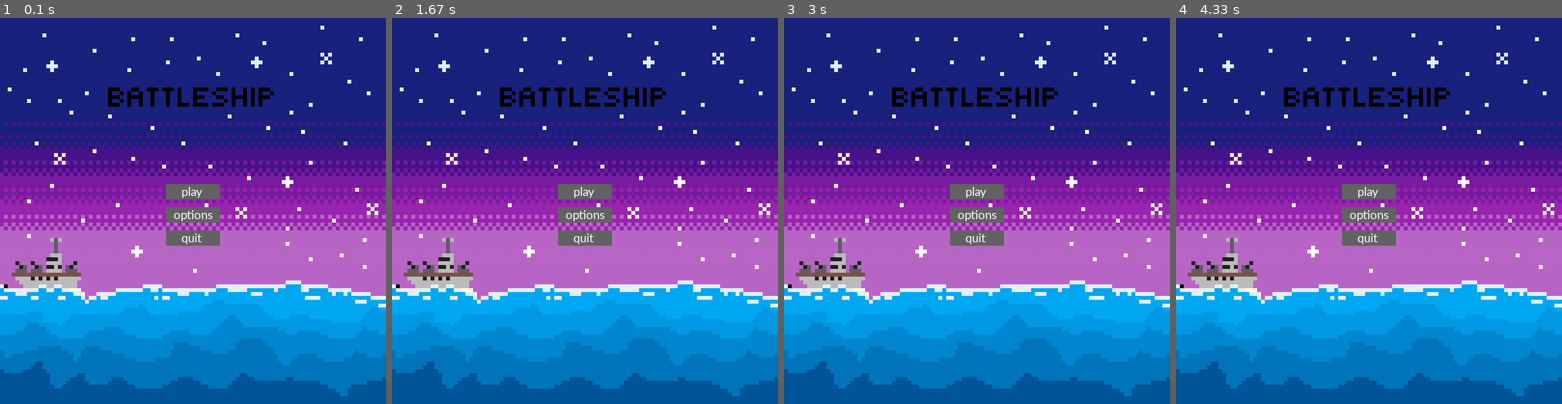
Above: before the commit, frames 1-4 (left to right).
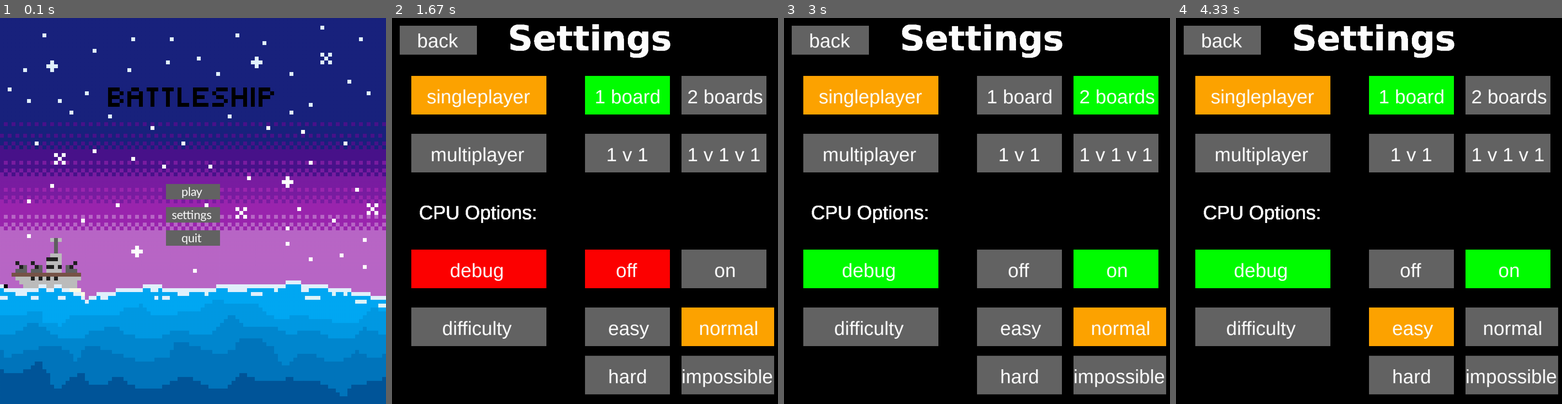
Above: after the commit, the same moments.

Repository: MasonColeman1/BattleShip-Game
Game: pygame game, started from pygameGame.py
Same seed, same stepped clock (60 frames per second), same inputs: the game is played once before the commit and once after it.
Inputs (mouse positions are in pixels of both pictures, inside the frame that each line leads up to):
- Up to frame 1 (0.1 s): no input
- Up to frame 2 (1.67 s): click (585, 211) at 0.38 s; click (627, 153) at 0.72 s, where only the run after the commit has a clickable "1 v 1"; click (727, 326) at 1.05 s, where only the run after the commit has a clickable "normal"; click (476, 95) at 1.38 s, where only the run after the commit has a clickable "singleplayer"
- Up to frame 3 (3 s): click (884, 133) at 1.72 s; click (1115, 153) at 2.05 s, where only the run after the commit has a clickable "1 v 1 v 1"; click (1077, 272) at 2.38 s; click (1115, 95) at 2.72 s, where only the run after the commit has a clickable "2 boards"
- Up to frame 4 (4.33 s): click (1411, 95) at 3.05 s, where only the run after the commit has a clickable "1 board"; click (1411, 326) at 3.38 s, where only the run after the commit has a clickable "easy"; click (1450, 141) at 3.72 s; click (1253, 79) at 4.05 s

The runs differ from the first frame. In frame 1, 0.1% of the frame differs, in the area x 44-56%, y 49-53%; in frame 2, 100%; in frame 3, 100%, in the area x 0-100%, y 0-100%; in frame 4, 100%.

Commit message:
finished options menu made variables local so they can be passed directly into the play game function. play should be only thing left

Diff:
--- a/pygameGame.py
+++ b/pygameGame.py
@@ -10,6 +10,15 @@
 GREEN = (0, 255, 0)
 RED = (255, 0, 0)
 GRAY = (211, 211, 211)
+ORANGE = (255,165,0)
+
+#THESE ARE THE SETTINGS VARIABLES
+#need to be global since settings mode and play mode need to access them
+#I am going to follow the logic group and just make a choice var
+#default is singleplayer (1 board)
+choice = 1
+debug = False
+difficulty = 0 #0 - Easy, 1 - Normal, 2 - Hard, 3 - Impossible
 
 #these probably shouldnt be global but im not gonna change that
 # This sets the WIDTH and HEIGHT of each grid location
@@ -27,7 +36,7 @@
     fps = 60
 
     screen = pygame.display.set_mode((1000,1000))
-    global game_state
+
     game_state = GameState.TITLE
 
     while True:
@@ -38,6 +47,9 @@
 
         if game_state == GameState.PLAY:
             game_state = play_screen(screen)
+
+        if game_state == GameState.SETTINGS:
+            game_state = settings_screen(screen)
 
         if game_state == GameState.QUIT:
             pygame.quit()
@@ -47,20 +59,20 @@
 def title_screen(screen):
 
     #background title screen if not work change reference to local
-    bg_title = pygame.image.load(r"C:\Users\resur\OneDrive\Documents\School\CS 3100\group6-cs3100\title_art.png")
+    bg_title = pygame.image.load('title_art.png')
 
     # defining a font
     smallfont = pygame.font.SysFont('Corbel',35)
 
     # rendering a text written in this font
     quit_text = smallfont.render('quit' , True , WHITE)
-    options_text = smallfont.render('options', True, WHITE)
+    settings_text = smallfont.render('settings', True, WHITE)
     play_text = smallfont.render('play', True, WHITE)
 
     #MASONS BUTTONS BITCH
     #x pos, y pos, width, height
     quit_button = pygame.Rect(430,550,140,40)
-    options_button = pygame.Rect(430,490,140,40)
+    settings_button = pygame.Rect(430,490,140,40)
     play_button = pygame.Rect(430,430,140,40)
 
     while True:
@@ -81,6 +93,9 @@
                 if play_button.collidepoint(mouse_pos):
                     return GameState.PLAY
 
+                if settings_button.collidepoint(mouse_pos):
+                    return GameState.SETTINGS
+
         screen.blit(bg_title, (0,0))
 
         # stores the (x,y) coordinates into
@@ -93,10 +108,10 @@
         else:
             pygame.draw.rect(screen, DARK_GRAY, quit_button)
 
-        if options_button.collidepoint(mouse):
-            pygame.draw.rect(screen, LIGHT_GRAY, options_button)
-        else:
-            pygame.draw.rect(screen, DARK_GRAY, options_button)
+        if settings_button.collidepoint(mouse):
+            pygame.draw.rect(screen, LIGHT_GRAY, settings_button)
+        else:
+            pygame.draw.rect(screen, DARK_GRAY, settings_button)
 
         if play_button.collidepoint(mouse):
             pygame.draw.rect(screen, LIGHT_GRAY, play_button)
@@ -105,7 +120,7 @@
 
         # superimposing the text onto buttons
         screen.blit(quit_text , (470,550))
-        screen.blit(options_text, (450,490))
+        screen.blit(settings_text, (445,490))
         screen.blit(play_text, (470,430))
 
         # updates the frames of the game
@@ -223,10 +238,242 @@
         if placeable_ships == []: all_ships_placed = True
 
 
+def settings_screen(screen):
+    #must do this to change global variables without making them local
+    global choice, debug, difficulty
+
+    screen.fill(BLACK)
+
+    #fonts
+    header_font = pygame.font.SysFont('verdana', 90, bold=True)
+    button_font = pygame.font.SysFont('arial', 50)
+
+    #text
+    header_text = header_font.render('Settings', True, WHITE)
+    cpu_text = button_font.render('CPU Options:', True, WHITE)
+
+    back_text = button_font.render('back', True, WHITE)
+
+    singleplayer_text = button_font.render('singleplayer', True, WHITE)
+    one_board_text = button_font.render('1 board', True, WHITE)
+    two_board_text = button_font.render('2 boards', True, WHITE)
+
+    multiplayer_text = button_font.render('multiplayer', True, WHITE)
+    two_player_text = button_font.render('1 v 1', True, WHITE)
+    three_player_text = button_font.render('1 v 1 v 1', True, WHITE)
+
+    debug_text = button_font.render('debug', True, WHITE)
+    debug_off_text = button_font.render('off', True, WHITE)
+    debug_on_text = button_font.render('on', True, WHITE)
+
+    difficulty_text = button_font.render('difficulty', True, WHITE)
+    easy_text = button_font.render('easy', True, WHITE)
+    normal_text = button_font.render('normal', True, WHITE)
+    hard_text = button_font.render('hard', True, WHITE)
+    impossible_text = button_font.render('impossible', True, WHITE)
+
+    #button time
+    #x pos, y pos, width, height
+    back_button = pygame.Rect(20,20,200,75)
+
+    singleplayer_button = pygame.Rect(50,150,350,100)
+    one_board_button = pygame.Rect(500,150,220,100)
+    two_board_button = pygame.Rect(750,150,220,100)
+
+    multiplayer_button = pygame.Rect(50,300,350,100)
+    two_player_button = pygame.Rect(500,300,220,100)
+    three_player_button = pygame.Rect(750,300,220,100)
+
+    debug_button = pygame.Rect(50,600,350,100)
+    debug_off_button = pygame.Rect(500,600,220,100)
+    debug_on_button = pygame.Rect(750,600,220,100)
+
+    difficulty_button = pygame.Rect(50,750,350,100)
+    easy_button = pygame.Rect(500,750,220,100)
+    normal_button = pygame.Rect(750,750,240,100)
+    hard_button = pygame.Rect(500,875,220,100)
+    impossible_button = pygame.Rect(750,875,240,100)
+
+
+    while True:
+        for event in pygame.event.get():
+
+            if event.type == pygame.QUIT:
+                pygame.quit()
+                sys.exit()
+
+            #checks if a mouse is clicked
+            if event.type == pygame.MOUSEBUTTONDOWN:
+                mouse_pos = event.pos
+
+                if back_button.collidepoint(mouse_pos):
+                    return GameState.TITLE
+
+                if singleplayer_button.collidepoint(mouse_pos):
+                    #prevents clicking singleplayer and changing from 2 boards to 1 board
+                    if choice != 1 and choice != 2:
+                        choice = 1 #1 by default
+
+                if multiplayer_button.collidepoint(mouse_pos):
+                    #prevents clicking multiplayer and changing from 1v1v1 to 1v1
+                    if choice != 3 and choice != 4:
+                        choice = 3 #3 by default
+
+                if one_board_button.collidepoint(mouse_pos):
+                    choice = 1
+                if two_board_button.collidepoint(mouse_pos):
+                    choice = 2
+
+                if two_player_button.collidepoint(mouse_pos):
+                    choice = 3
+                if three_player_button.collidepoint(mouse_pos):
+                    choice = 4
+
+                if debug_off_button.collidepoint(mouse_pos):
+                    debug = False
+                if debug_on_button.collidepoint(mouse_pos):
+                    debug = True
+
+                if easy_button.collidepoint(mouse_pos):
+                    difficulty = 0
+                if normal_button.collidepoint(mouse_pos):
+                    difficulty = 1
+                if hard_button.collidepoint(mouse_pos):
+                    difficulty = 2
+                if impossible_button.collidepoint(mouse_pos):
+                    difficulty = 3
+
+
+        #get mouse position
+        mouse = pygame.mouse.get_pos()
+
+        #draw buttons
+        if back_button.collidepoint(mouse):
+            pygame.draw.rect(screen, LIGHT_GRAY, back_button)
+        else:
+            pygame.draw.rect(screen, DARK_GRAY, back_button)
+        #selectable buttons
+        #singleplayer
+        if choice == 1 or choice == 2:
+            pygame.draw.rect(screen, ORANGE, singleplayer_button)
+        elif singleplayer_button.collidepoint(mouse):
+            pygame.draw.rect(screen, LIGHT_GRAY, singleplayer_button)
+        else:
+            pygame.draw.rect(screen, DARK_GRAY, singleplayer_button)
+        #multiplayer
+        if choice == 3 or choice == 4:
+            pygame.draw.rect(screen, ORANGE, multiplayer_button)
+        elif multiplayer_button.collidepoint(mouse):
+            pygame.draw.rect(screen, LIGHT_GRAY, multiplayer_button)
+        else:
+            pygame.draw.rect(screen, DARK_GRAY, multiplayer_button)
+        #one board
+        if choice == 1:
+            pygame.draw.rect(screen, GREEN, one_board_button)
+        elif one_board_button.collidepoint(mouse):
+            pygame.draw.rect(screen, LIGHT_GRAY, one_board_button)
+        else:
+            pygame.draw.rect(screen, DARK_GRAY, one_board_button)
+        #two board
+        if choice == 2:
+            pygame.draw.rect(screen, GREEN, two_board_button)
+        elif two_board_button.collidepoint(mouse):
+            pygame.draw.rect(screen, LIGHT_GRAY, two_board_button)
+        else:
+            pygame.draw.rect(screen, DARK_GRAY, two_board_button)
+        #two player/1v1
+        if choice == 3:
+            pygame.draw.rect(screen, GREEN, two_player_button)
+        elif two_player_button.collidepoint(mouse):
+            pygame.draw.rect(screen, LIGHT_GRAY, two_player_button)
+        else:
+            pygame.draw.rect(screen, DARK_GRAY, two_player_button)
+        #three player/1v1v1
+        if choice == 4:
+            pygame.draw.rect(screen, GREEN, three_player_button)
+        elif three_player_button.collidepoint(mouse):
+            pygame.draw.rect(screen, LIGHT_GRAY, three_player_button)
+        else:
+            pygame.draw.rect(screen, DARK_GRAY, three_player_button)
+
+        #debug
+        if debug:
+            pygame.draw.rect(screen, GREEN, debug_button)
+            pygame.draw.rect(screen, GREEN, debug_on_button)
+            if debug_off_button.collidepoint(mouse):
+                pygame.draw.rect(screen, LIGHT_GRAY, debug_off_button)
+            else:
+                pygame.draw.rect(screen, DARK_GRAY, debug_off_button)
+        else:
+            pygame.draw.rect(screen, RED, debug_button)
+            pygame.draw.rect(screen, RED, debug_off_button)
+            if debug_on_button.collidepoint(mouse):
+                pygame.draw.rect(screen, LIGHT_GRAY, debug_on_button)
+            else:
+                pygame.draw.rect(screen, DARK_GRAY, debug_on_button)
+
+        pygame.draw.rect(screen, DARK_GRAY, difficulty_button)
+        if difficulty == 0:
+            pygame.draw.rect(screen, ORANGE, easy_button)
+        elif easy_button.collidepoint(mouse):
+            pygame.draw.rect(screen, LIGHT_GRAY, easy_button)
+        else:
+            pygame.draw.rect(screen, DARK_GRAY, easy_button)
+        if difficulty == 1:
+            pygame.draw.rect(screen, ORANGE, normal_button)
+        elif normal_button.collidepoint(mouse):
+            pygame.draw.rect(screen, LIGHT_GRAY, normal_button)
+        else:
+            pygame.draw.rect(screen, DARK_GRAY, normal_button)
+        if difficulty == 2:
+            pygame.draw.rect(screen, ORANGE, hard_button)
+        elif hard_button.collidepoint(mouse):
+            pygame.draw.rect(screen, LIGHT_GRAY, hard_button)
+        else:
+            pygame.draw.rect(screen, DARK_GRAY, hard_button)
+        if difficulty == 3:
+            pygame.draw.rect(screen, ORANGE, impossible_button)
+        elif impossible_button.collidepoint(mouse):
+            pygame.draw.rect(screen, LIGHT_GRAY, impossible_button)
+        else:
+            pygame.draw.rect(screen, DARK_GRAY, impossible_button)
+
+        #superimposing text
+        screen.blit(header_text, (300,0))
+        screen.blit(cpu_text, (70,475))
+
+        screen.blit(back_text, (65,30))
+
+        screen.blit(singleplayer_text, (90,175))
+        screen.blit(multiplayer_text, (100,325))
+
+        screen.blit(one_board_text, (525,175))
+        screen.blit(two_board_text, (765,175))
+
+        screen.blit(two_player_text, (555,325))
+        screen.blit(three_player_text, (765,325))
+
+        screen.blit(debug_text, (150, 625))
+        screen.blit(debug_off_text, (580, 625))
+        screen.blit(debug_on_text, (835, 625))
+
+        screen.blit(difficulty_text, (130, 775))
+        screen.blit(easy_text, (560, 775))
+        screen.blit(normal_text, (795, 775))
+        screen.blit(hard_text, (560, 900))
+        screen.blit(impossible_text, (750, 900))
+
+
+        pygame.display.update()
+
+
+
+
 class GameState(Enum):
     QUIT = -1
     TITLE = 0
     PLAY = 1
+    SETTINGS = 2
 
 if __name__ == "__main__":
     main()
